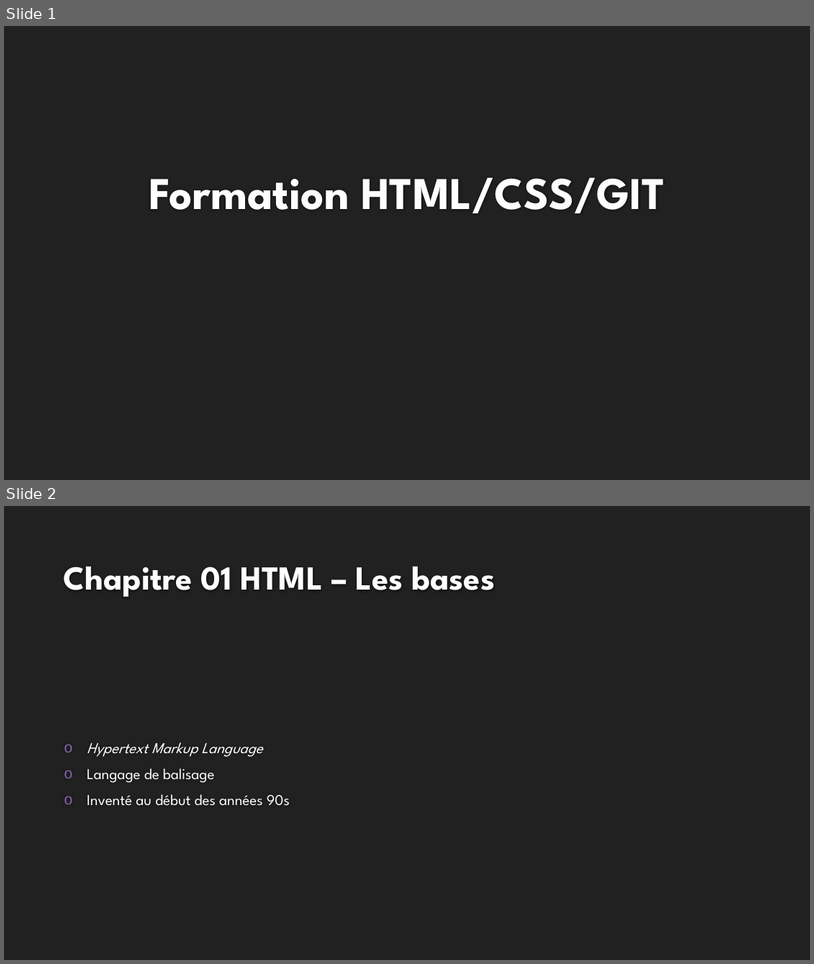
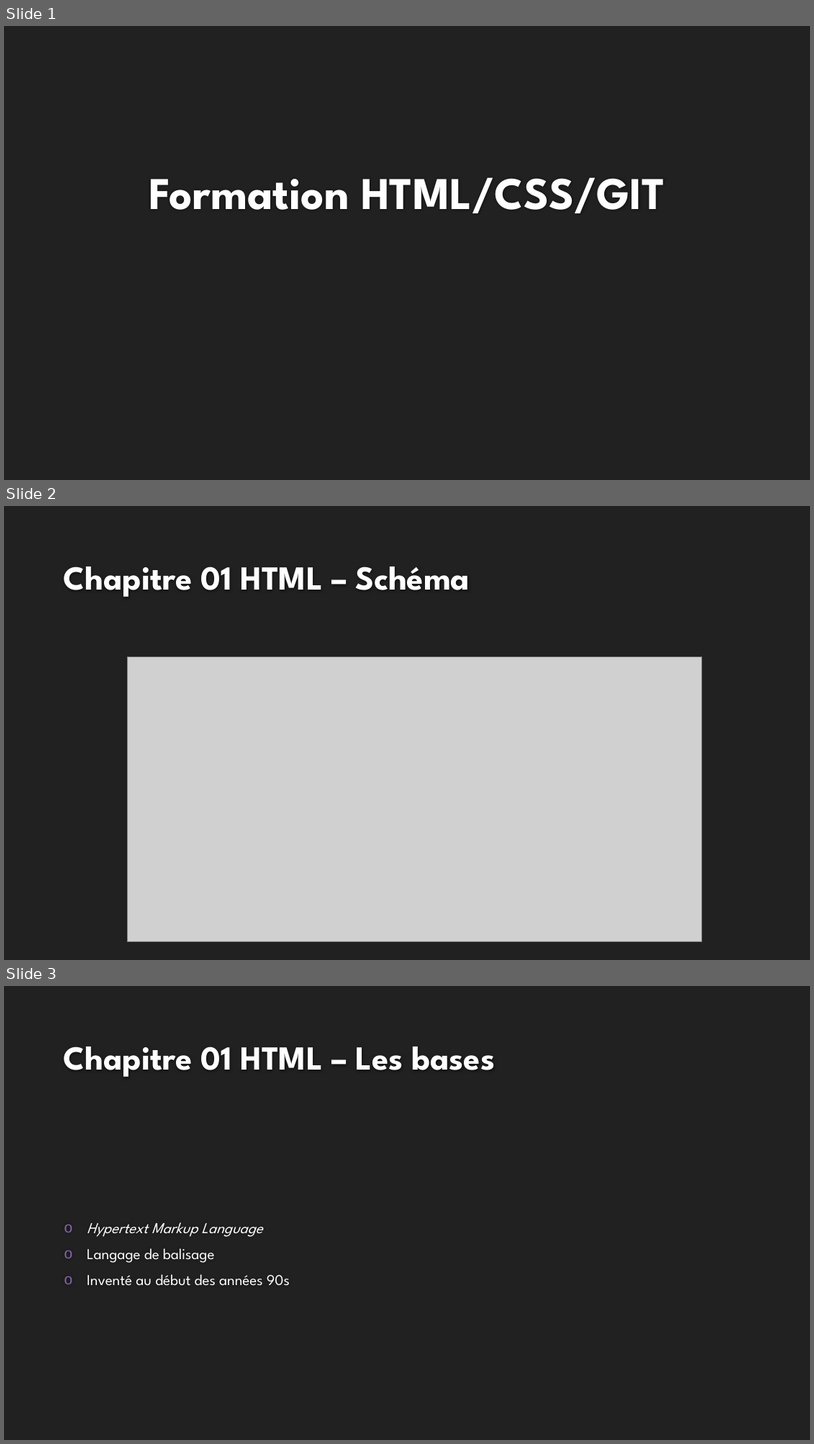
Before and after one commit to mehdiAberkane/Exo-html-css, a slide deck: Formation HTML.pptx. Shown one above the other, each under a label of ours: slides 1 and 2 before the commit, slides 1, 2 and 3 after it. The pictures are 814x964 and 814x1444 pixels, drawn with LibreOffice and Linux fonts; fonts in the diff are those of the drawing; grey boxes stand for pictures; background and template pictures are left out. Boxes give left, top, right and bottom in pixels: in the first picture for what was removed or moved away, otherwise in the second. Text is boxed around its words. In the diff, an @@ line names an element or a change of style, - is before the commit and + after.

```diff
--- a/Formation HTML.pptx
+++ b/Formation HTML.pptx
@@ slide 2 added at bbox=[4, 506, 810, 960], background #212121 @@
@@ title added at bbox=[64, 566, 470, 597], 40 pt, text #FEFEFE, bold @@
+Chapitre 01 HTML – Schéma
@@ picture added at bbox=[127, 656, 702, 942] @@
@@ what was slide 2 is now slide 3 @@
```
Also in this commit, not shown: 1 slide changed, 4 other slides added.
